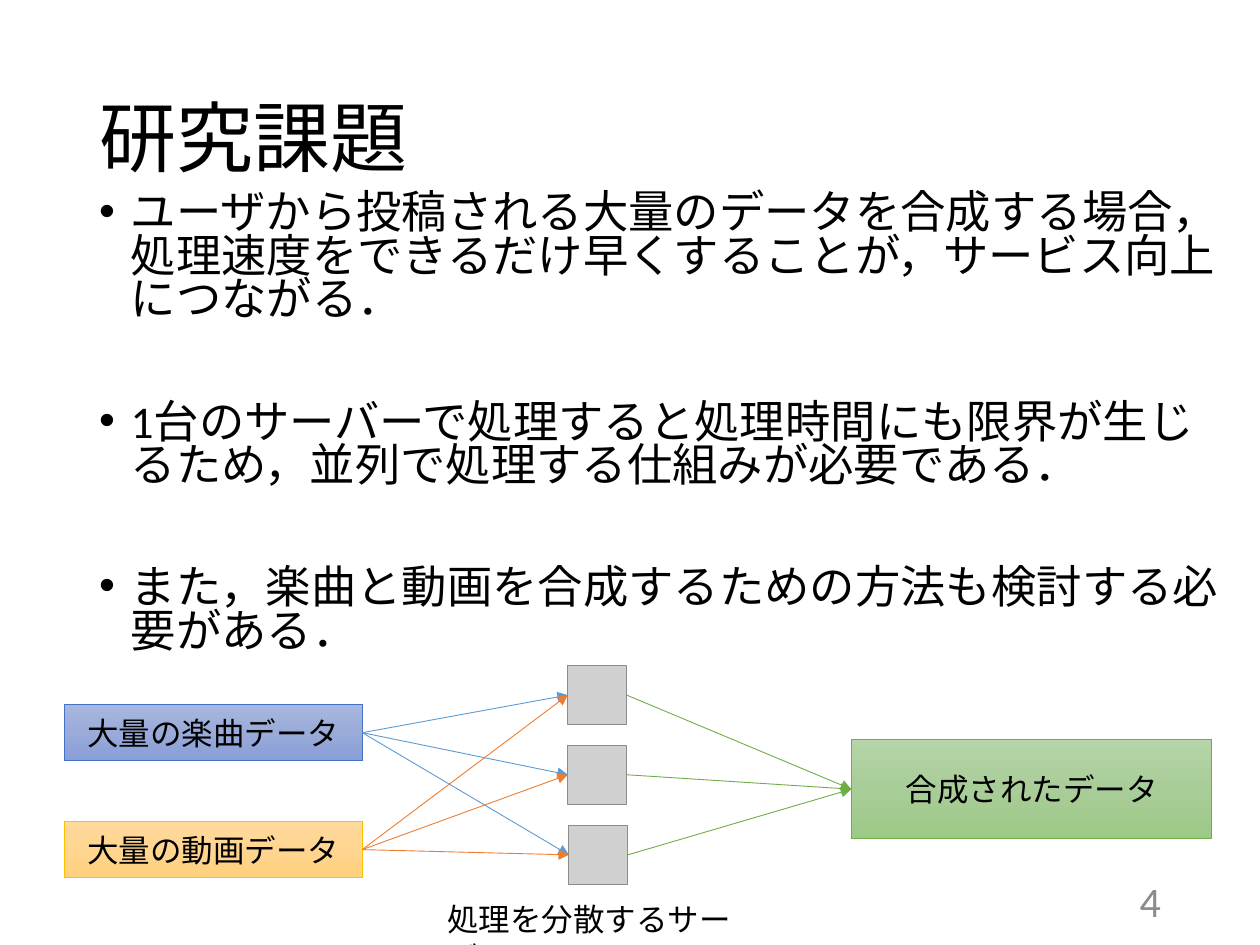
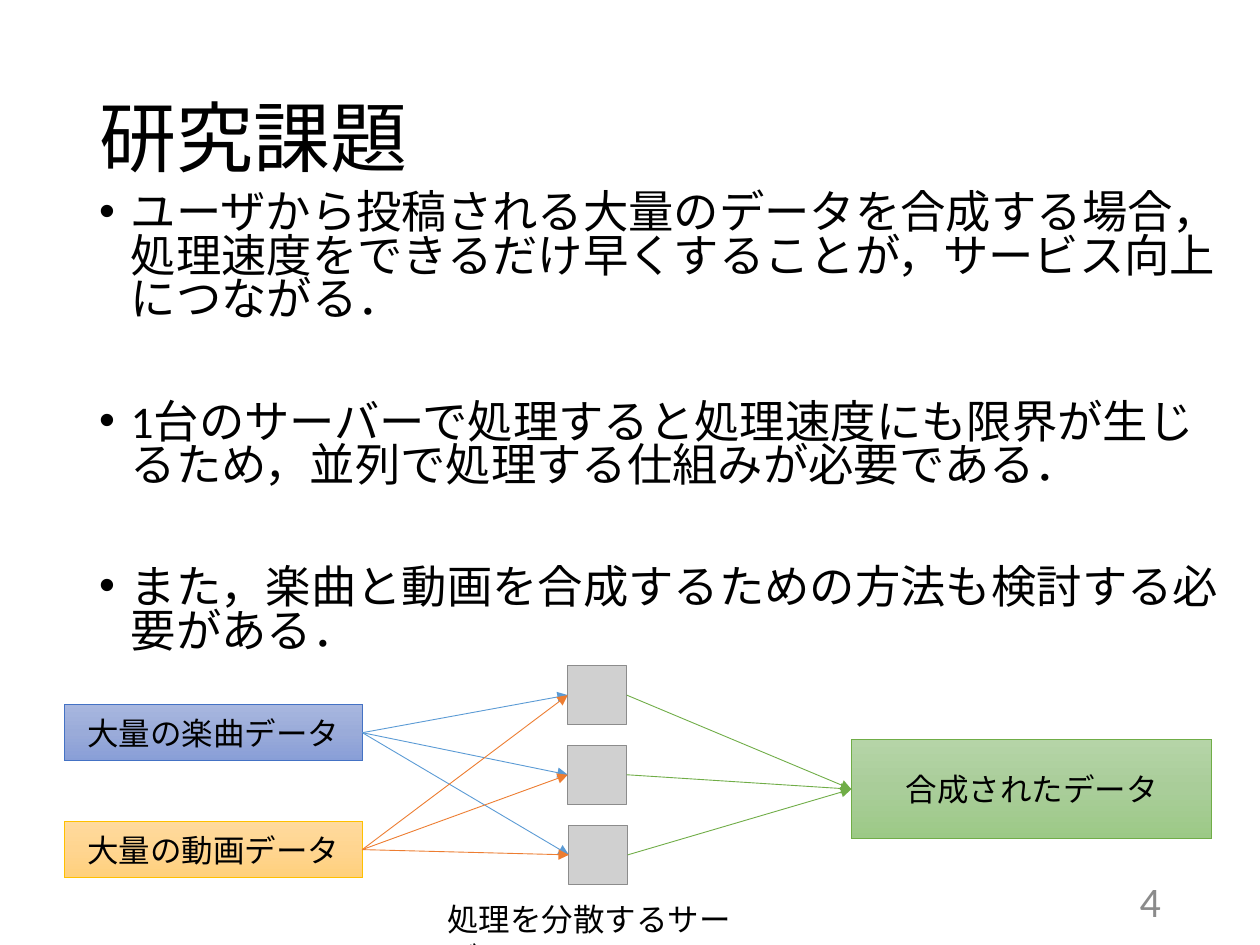
Before and after one commit to kait-takanolab/1821144-yoshii-thesis, a slide deck: slide 4 of 発表用スライド/1821144_yoshii_thesis_ver.pptx. Drawn at 1260x945 pixels with LibreOffice and Linux fonts; fonts in the diff are those of the drawing; grey boxes stand for pictures. Boxes give left, top, right and bottom in pixels: in the first picture for what was removed or moved away, otherwise in the second. Text is boxed around its words. In the diff, an @@ line names an element or a change of style, - is before the commit and + after.

```diff
--- a/発表用スライド/1821144_yoshii_thesis_ver.pptx
+++ b/発表用スライド/1821144_yoshii_thesis_ver.pptx
@@ text at (131, 435, 1080, 486): text changed @@
-• 1台のサーバーで処理すると処理時間にも限界が生じるため，並列で処理する仕組みが必要である．
+• 1台のサーバーで処理すると処理速度にも限界が生じるため，並列で処理する仕組みが必要である．
```
Also in this commit, not shown: 1 other slide changed, 2 other files.
